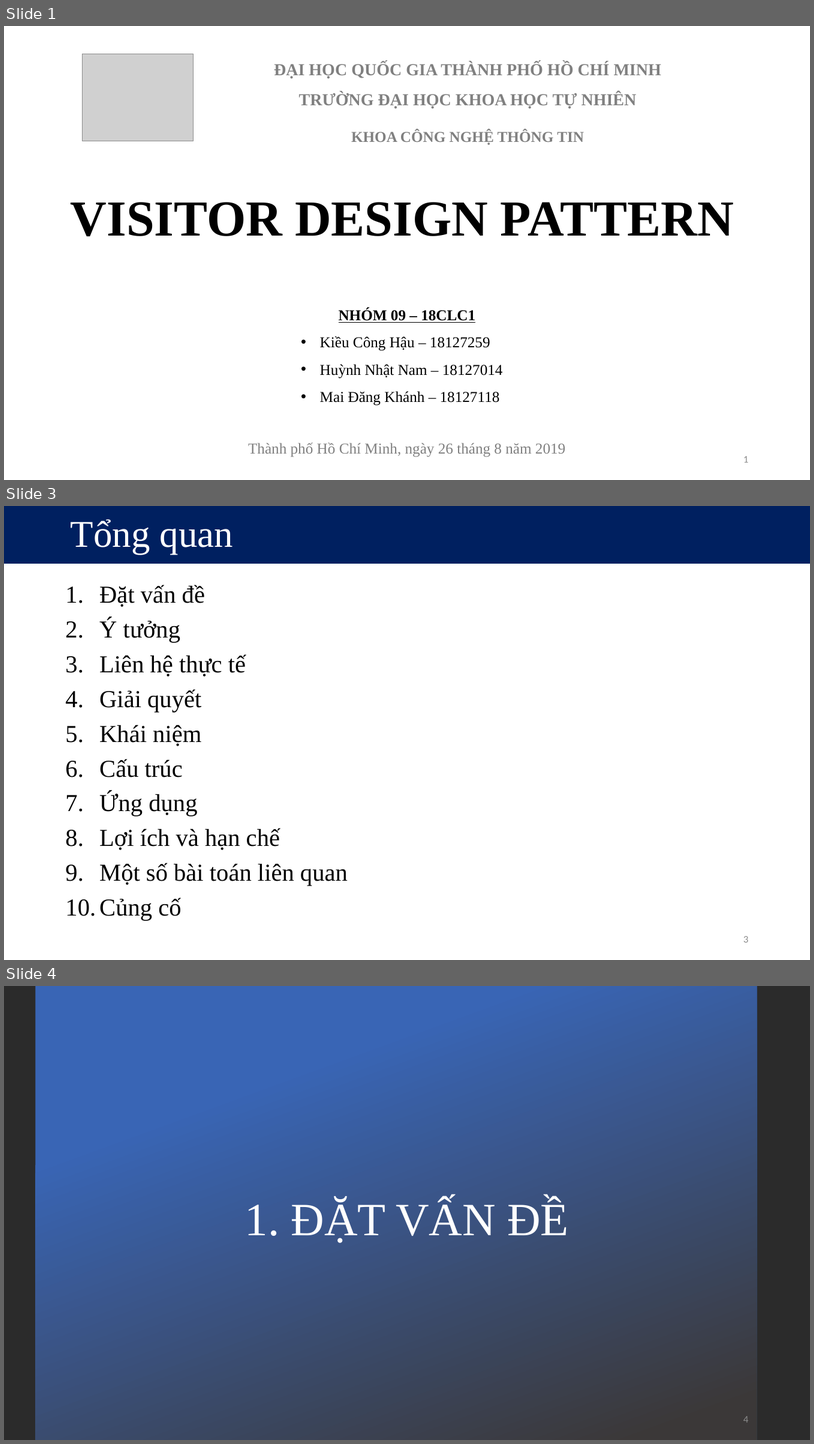
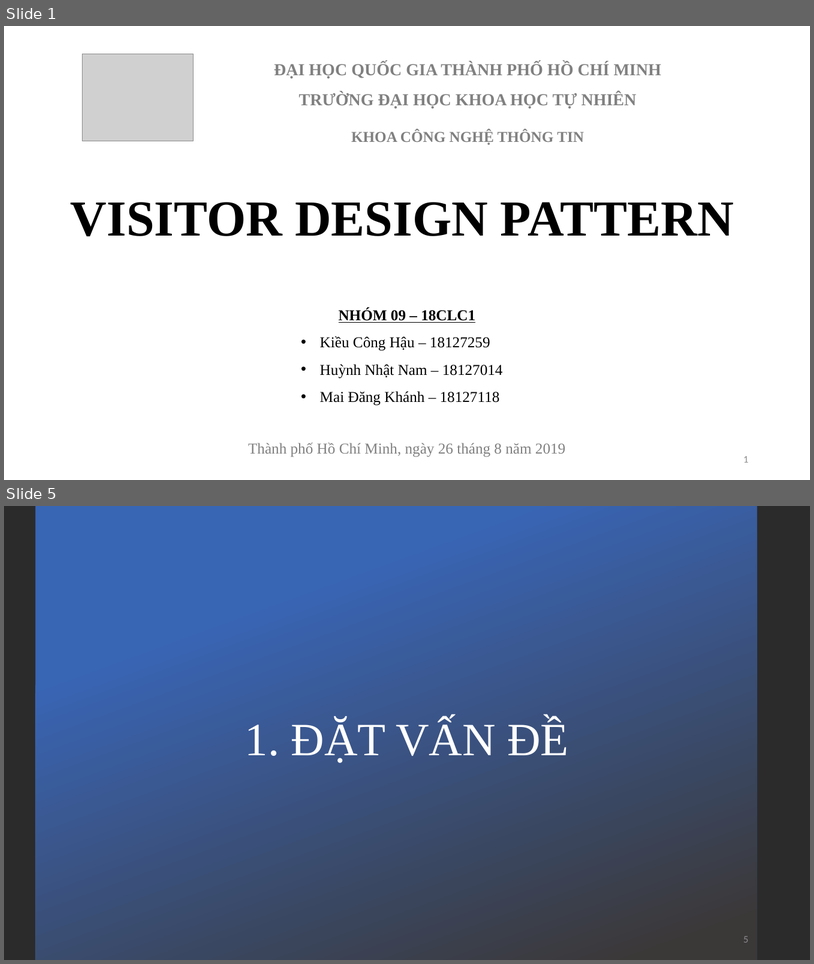
Before and after one commit to kieuconghau/lthdt-18clc1-09, a slide deck: Design Patterns/Design Patterns [Official]/Visitor/Visitor Design Pattern [Official].pptx. Shown one above the other, each under a label of ours: slides 1, 3 and 4 before the commit, slides 1 and 5 after it; the slides between them are not shown. The pictures are 814x1444 and 814x964 pixels, drawn with LibreOffice and Linux fonts; fonts in the diff are those of the drawing; grey boxes stand for pictures; background and template pictures are left out; a plain dark background stands for a picture behind light text. Boxes give left, top, right and bottom in pixels: in the first picture for what was removed or moved away, otherwise in the second. Text is boxed around its words. In the diff, an @@ line names an element or a change of style, - is before the commit and + after.

```diff
--- a/Design Patterns/Design Patterns [Official]/Visitor/Visitor Design Pattern [Official].pptx
+++ b/Design Patterns/Design Patterns [Official]/Visitor/Visitor Design Pattern [Official].pptx
@@ slide 3 removed at [4, 506, 810, 960], background #FFFFFF @@
@@ title removed at [4, 506, 810, 564] @@
-Tổng quan
@@ text removed at [99, 585, 348, 920] @@
-1. Đặt vấn đề
-2. Ý tưởng
-3. Liên hệ thực tế
-4. Giải quyết
-5. Khái niệm
-6. Cấu trúc
-7. Ứng dụng
-8. Lợi ích và hạn chế
-9. Một số bài toán liên quan
-10. Củng cố
@@ page number removed at [744, 936, 749, 942] @@
-3
@@ what was slide 4 is now slide 5 @@
@@ page number at [744, 936, 749, 942]: text changed @@
-4
+5
```
Also in this commit, not shown: 13 slides changed, 4 slides added, 2 other slides removed, 3 other files.
